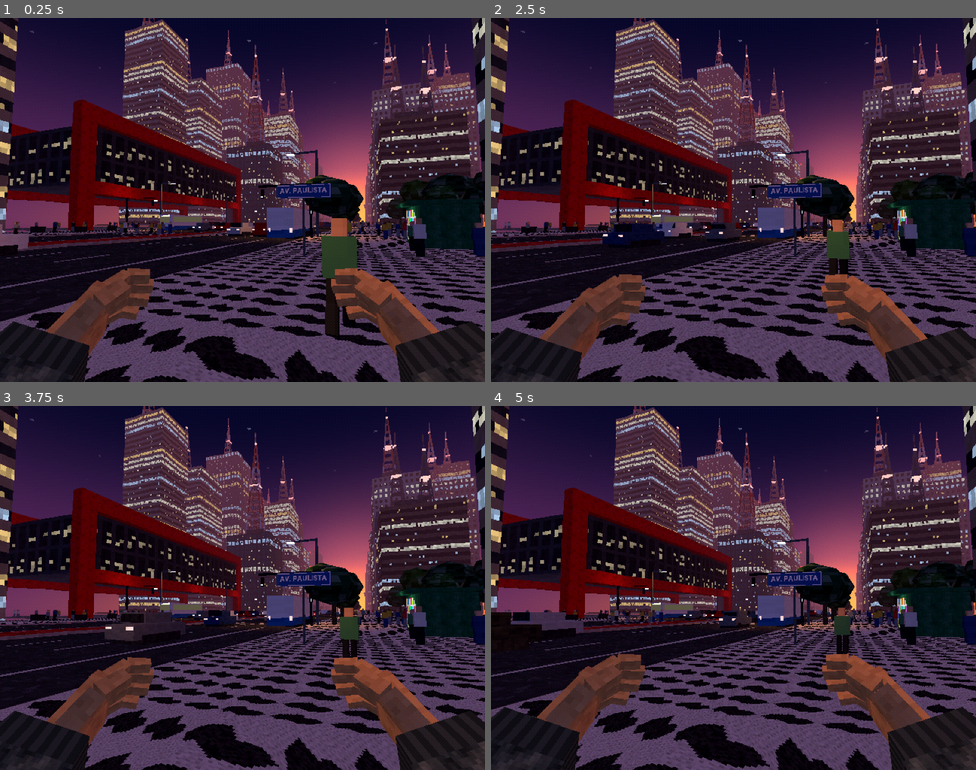
Above: before the commit, frames 1-4 (two rows, left to right).
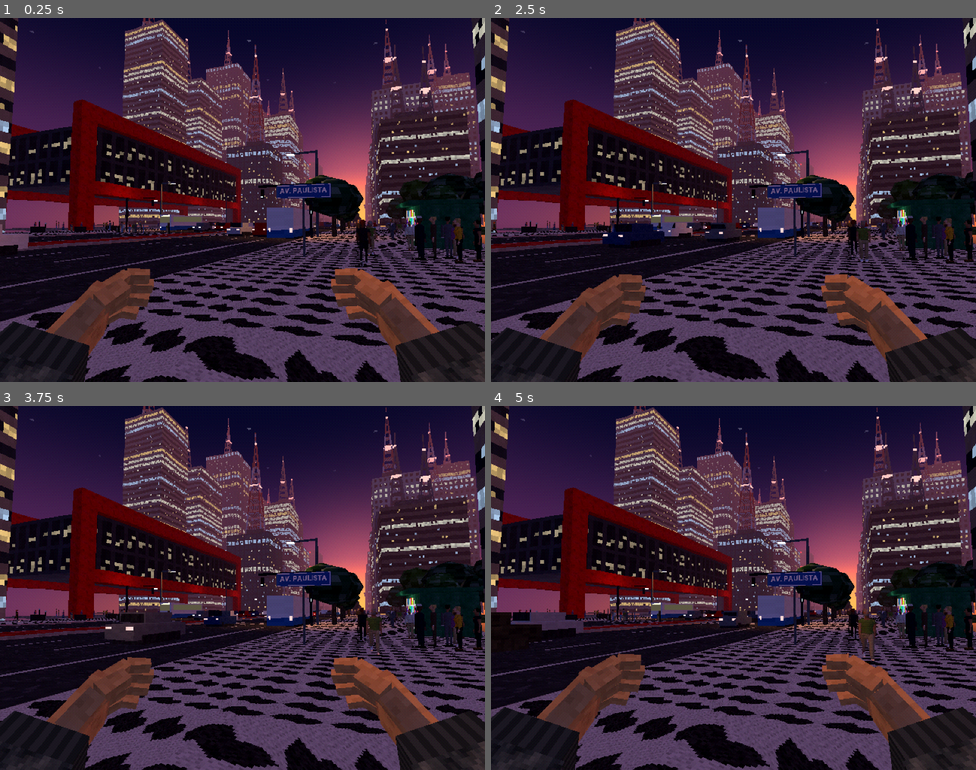
Above: after the commit, the same moments.

Repository: muricristino/walking-simulator-paulista
Game: Godot game, scene res://main.tscn
Two runs of this game, one before a commit and one after it. Both use one fixed random seed, a clock stepped at 60 frames per second and the inputs below.
Inputs (mouse positions are in pixels of both pictures, inside the frame that each line leads up to):
- Up to frame 1 (0.25 s): no input
- Up to frame 2 (2.5 s): tap Enter at 0.5 s; move the mouse to (757, 200) at 0.52 s; hold Up from 0.53 s (still down); tap Z at 0.6 s; tap Space at 0.77, 1.52 s; move the mouse to (709, 200) at 1.27 s; tap X at 1.35 s; move the mouse to (743, 192) at 2.02 s; tap E at 2.1 s
- Up to frame 3 (3.75 s): keep holding Up; move the mouse to (237, 595) at 2.77 s; tap Shift at 2.85 s; tap Space at 3.02 s; move the mouse to (276, 591) at 3.52 s; tap Z at 3.6 s
- Up to frame 4 (5 s): keep holding Up; tap Space at 3.77, 4.52 s; move the mouse to (694, 584) at 4.27 s; tap X at 4.35 s

The runs differ from the first frame. In frame 1, 2.8% of the frame differs, in the area x 2-100%, y 54-88%; in frame 2, 2.0%; in frame 3, 1.8%; in frame 4, 1.9%.

Commit message:
feat: use lofted people for walkers and standing crowd

Diff:
--- a/scripts/city.gd
+++ b/scripts/city.gd
@@ -4,6 +4,7 @@
 const Geo := preload("res://scripts/geo.gd")
 const Player := preload("res://scripts/player.gd")
 const Autowalk := preload("res://scripts/autowalk.gd")
+const People := preload("res://scripts/people.gd")
 const PS1 := preload("res://scripts/ps1.gdshader")
 const RES := Vector2i(640, 480)
 const CROSS := [-150.0, -380.0, -560.0]
@@ -20,6 +21,8 @@
 var player: CharacterBody3D
 var movers := []
 var walkers := []
+var people := People.new()
+var ped_pool := []
 
 
 func _ready() -> void:
@@ -569,47 +572,44 @@
 	movers.append({"node": body, "v": v, "z0": -420.0, "z1": 50.0})
 
 
+func _ped_seed() -> int:
+	if ped_pool.is_empty():
+		for i in 20:
+			ped_pool.append(1000 + i * 37)
+	return ped_pool[rng.randi() % ped_pool.size()]
+
+
 func _walker(x: float, z: float, dir: float) -> void:
-	var sk := _cmat("skin", skin, rng.randi() % skin.size())
-	var sh := _cmat("shirt", shirts, rng.randi() % shirts.size())
-	var lg := _cmat("shirt", shirts, [1, 3, 6][rng.randi() % 3])
-	var hs := rng.randf_range(0.92, 1.08)
+	var r := people.rig(_ped_seed())
+	var hs: float = r.body.scale.y
 	var body := AnimatableBody3D.new()
 	body.collision_layer = 1
 	body.collision_mask = 0
 	body.sync_to_physics = false
 	var cs := CollisionShape3D.new()
 	var b := BoxShape3D.new()
-	b.size = Vector3(0.5, 1.7 * hs, 0.34)
+	b.size = Vector3(0.5, 1.75 * hs, 0.34)
 	cs.shape = b
-	cs.position = Vector3(0, 0.85 * hs, 0)
+	cs.position = Vector3(0, 0.875 * hs, 0)
 	body.add_child(cs)
-	var top := Node3D.new()
-	body.add_child(top)
-	top.add_child(_part(M[sh], Vector3(0.48, 0.62 * hs, 0.28), Vector3(0, 1.12 * hs, 0)))
-	top.add_child(_part(M[sk], Vector3(0.22, 0.26, 0.22), Vector3(0, 1.57 * hs, 0)))
-	var legs := []
-	for side in [-0.1, 0.1]:
-		var hip := Node3D.new()
-		hip.position = Vector3(side, 0.84 * hs, 0)
-		hip.add_child(_part(M[lg], Vector3(0.17, 0.84 * hs, 0.22), Vector3(0, -0.42 * hs, 0)))
-		body.add_child(hip)
-		legs.append(hip)
+	body.add_child(r.root)
 	body.position = Vector3(x, 0.15, z)
 	body.rotation.y = 0.0 if dir < 0.0 else PI
 	world.add_child(body)
-	walkers.append({"node": body, "top": top, "legs": legs, "dir": dir, "speed": rng.randf_range(1.1, 1.5), "phase": rng.randf() * TAU, "v": 0.0})
-
-
-func _part(m: Material, size: Vector3, pos: Vector3) -> MeshInstance3D:
-	var mi := MeshInstance3D.new()
-	var bm := BoxMesh.new()
-	bm.size = size
-	mi.mesh = bm
-	mi.material_override = m
-	mi.position = pos
-	mi.cast_shadow = GeometryInstance3D.SHADOW_CASTING_SETTING_OFF
-	return mi
+	walkers.append({"node": body, "rig": r, "dir": dir, "speed": rng.randf_range(1.1, 1.5), "phase": rng.randf() * TAU, "v": 0.0})
+
+
+func _bake(node: Node3D, xf: Transform3D) -> void:
+	for c in node.get_children():
+		var cx: Transform3D = xf * (c as Node3D).transform
+		if c is MeshInstance3D:
+			var m: Mesh = c.mesh
+			var mt: Material = m.surface_get_material(0)
+			var key := "ped%d" % mt.get_instance_id()
+			if not geo.mats.has(key):
+				geo.add_mat(key, mt)
+			geo.append(key, m, cx)
+		_bake(c, cx)
 
 
 func _physics_process(dt: float) -> void:
@@ -640,10 +640,7 @@
 		n.rotation.y = 0.0
 	n.position = Vector3(n.position.x, 0.0 if _in_cross(z, z) else 0.15, z)
 	w.phase += w.v * dt * PI / 0.65
-	var a: float = sin(w.phase) * 0.45 * clampf(w.v / 0.8, 0.0, 1.0)
-	w.legs[0].rotation.x = a
-	w.legs[1].rotation.x = -a
-	w.top.position.y = absf(cos(w.phase)) * 0.03 * clampf(w.v, 0.0, 1.0)
+	people.pose(w.rig, w.phase, clampf(w.v / 0.8, 0.0, 1.0))
 
 
 func _traffic() -> void:
@@ -666,27 +663,16 @@
 	_bus(-14.25, -200.0, true)
 
 
-var skin := [Color(0.85, 0.65, 0.5), Color(0.62, 0.42, 0.3), Color(0.42, 0.28, 0.2), Color(0.75, 0.55, 0.42)]
-var shirts := [Color(0.7, 0.15, 0.12), Color(0.15, 0.2, 0.4), Color(0.85, 0.85, 0.8), Color(0.1, 0.1, 0.1), Color(0.75, 0.6, 0.2), Color(0.25, 0.45, 0.3), Color(0.45, 0.45, 0.48)]
-
-
-func _cmat(prefix: String, list: Array, i: int) -> String:
-	var key := "%s%d" % [prefix, i]
-	if not M.has(key):
-		M[key] = mat(Tex.flat(list[i], 4, 0.03, 0.1, 60 + i))
-		geo.add_mat(key, M[key])
-	return key
-
-
 func _person(p: Vector3) -> void:
-	var sk := _cmat("skin", skin, rng.randi() % skin.size())
-	var sh := _cmat("shirt", shirts, rng.randi() % shirts.size())
-	var lg := _cmat("shirt", shirts, [1, 3, 6][rng.randi() % 3])
-	var hs := rng.randf_range(0.92, 1.08)
-	geo.box(lg, p + Vector3(0, 0.42 * hs, 0), Vector3(0.38, 0.84 * hs, 0.24), Vector2(1, 1))
-	geo.box(sh, p + Vector3(0, 1.12 * hs, 0), Vector3(0.48, 0.62 * hs, 0.28), Vector2(1, 1))
-	geo.box(sk, p + Vector3(0, 1.57 * hs, 0), Vector3(0.22, 0.26, 0.22), Vector2(1, 1))
-	solid(p + Vector3(0, 0.85 * hs, 0), Vector3(0.5, 1.7 * hs, 0.32))
+	var r := people.rig(_ped_seed())
+	var hs: float = r.body.scale.y
+	people.pose(r, 0.0, 0.0)
+	var sh: Array = r.shoulders
+	sh[0].rotation.z = -rng.randf_range(0.04, 0.14)
+	sh[1].rotation.z = rng.randf_range(0.04, 0.14)
+	_bake(r.root, Transform3D(Basis(Vector3.UP, rng.randf() * TAU), p))
+	r.root.free()
+	solid(p + Vector3(0, 0.875 * hs, 0), Vector3(0.5, 1.75 * hs, 0.32))
 
 
 func _people() -> void:
@@ -712,7 +698,14 @@
 	player = Player.new()
 	player.auto = args.has("--autowalk") or args.has("--shot")
 	world.add_child(player)
-	player.setup(Vector3(21.5, 0.15, -12.0), Vector3(-14.0, 9.0, -100.0))
+	var feet := Vector3(21.5, 0.15, -12.0)
+	var target := Vector3(-14.0, 9.0, -100.0)
+	var at := args.find("--at")
+	if at >= 0 and at + 1 < args.size():
+		var f := args[at + 1].split_floats(",")
+		feet = Vector3(f[0], 0.15, f[1])
+		target = Vector3(f[2], f[3], f[4])
+	player.setup(feet, target)
 	player.capture(true)
 	var i := args.find("--autowalk")
 	if i >= 0 and i + 1 < args.size():
